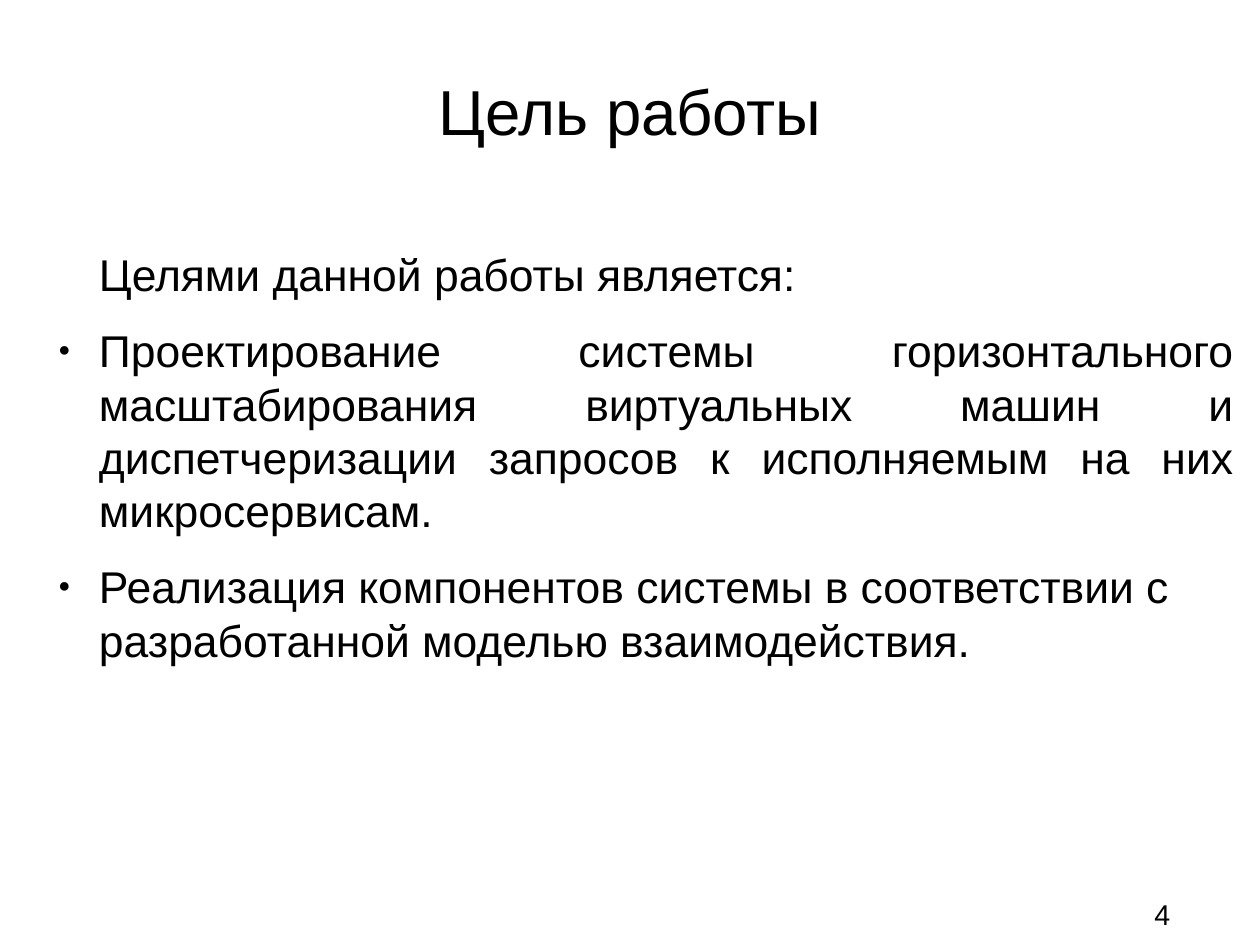
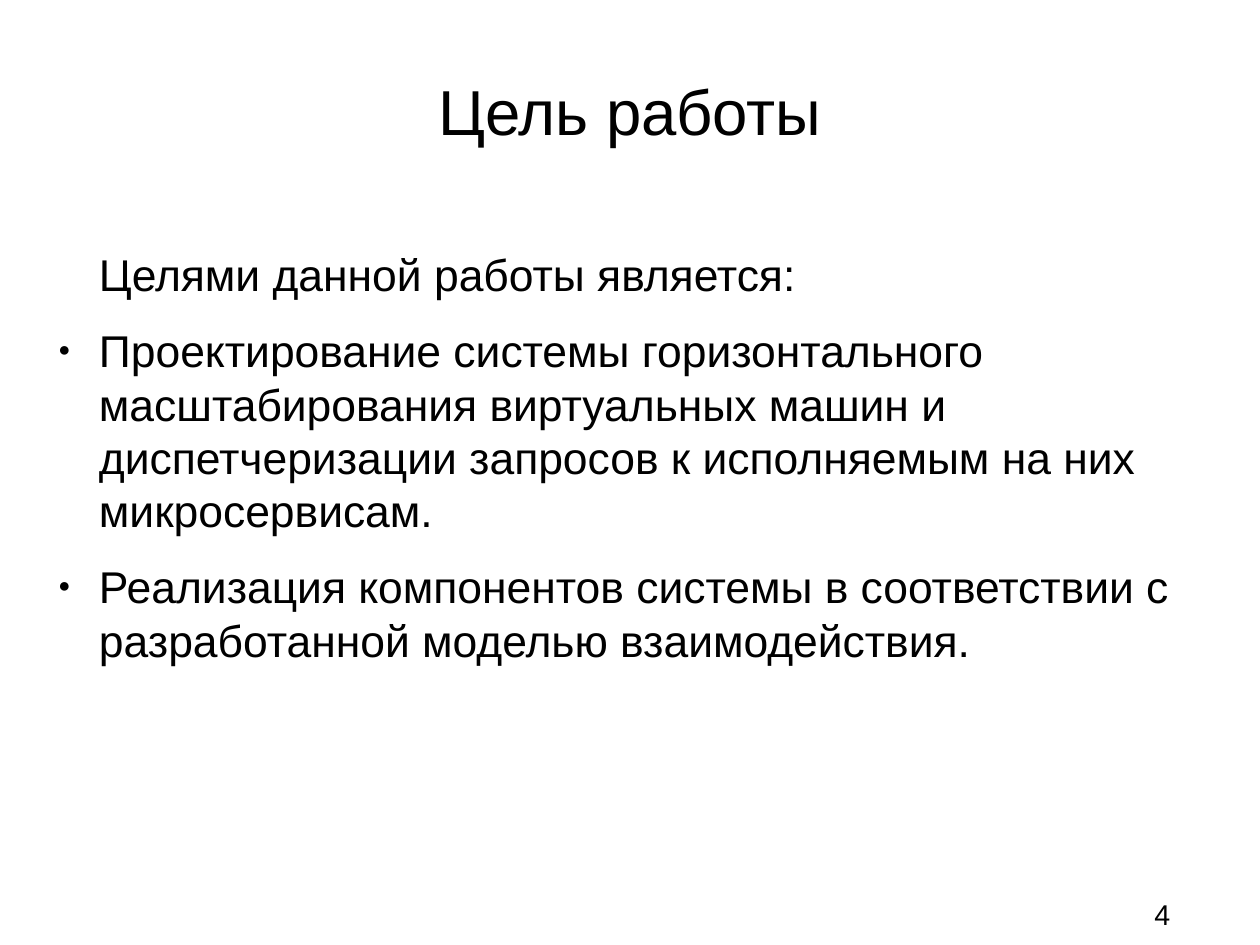
Before and after one commit to Ezembi/Diploma, a slide deck: slide 4 of Text/!Презентация.odp. Drawn at 1260x945 pixels with LibreOffice and Linux fonts; fonts in the diff are those of the drawing. Boxes give left, top, right and bottom in pixels: in the first picture for what was removed or moved away, otherwise in the second. Text is boxed around its words. In the diff, an @@ line names an element or a change of style, - is before the commit and + after.

```diff
--- a/Text/!Презентация.odp
+++ b/Text/!Презентация.odp
@@ text at <box>99,336,1135,537</box>: alignment justified to left @@
```
Also in this commit, not shown: 1 other slide changed, 1 other file.
